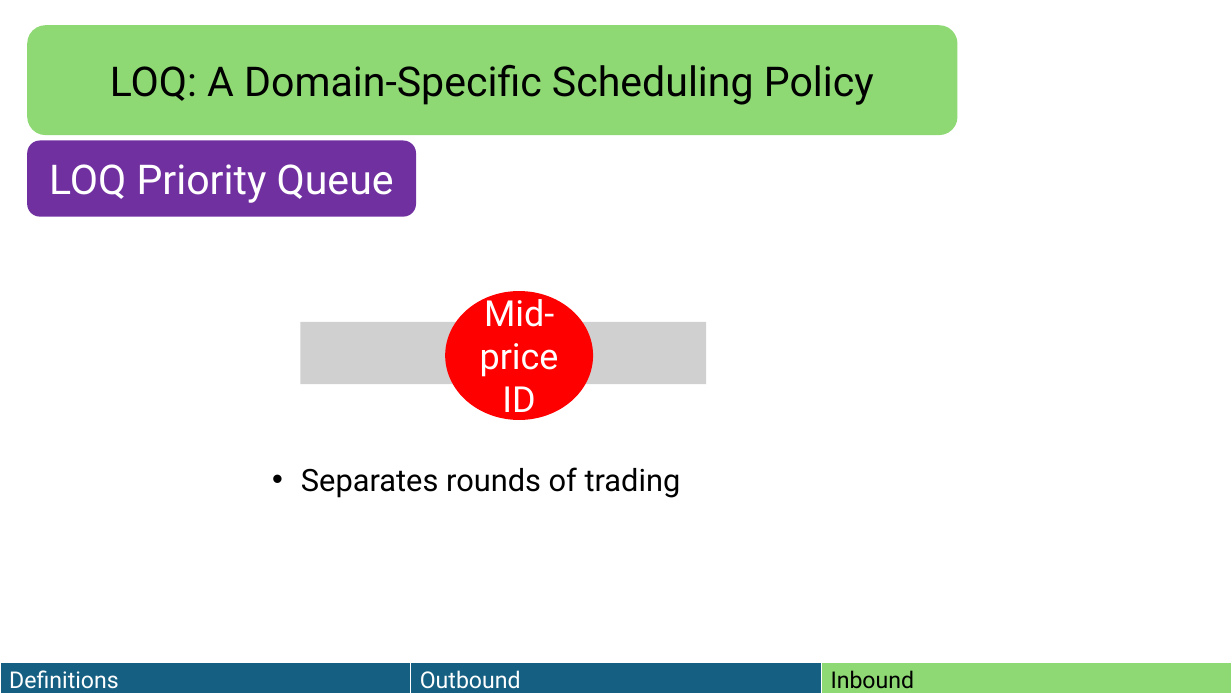
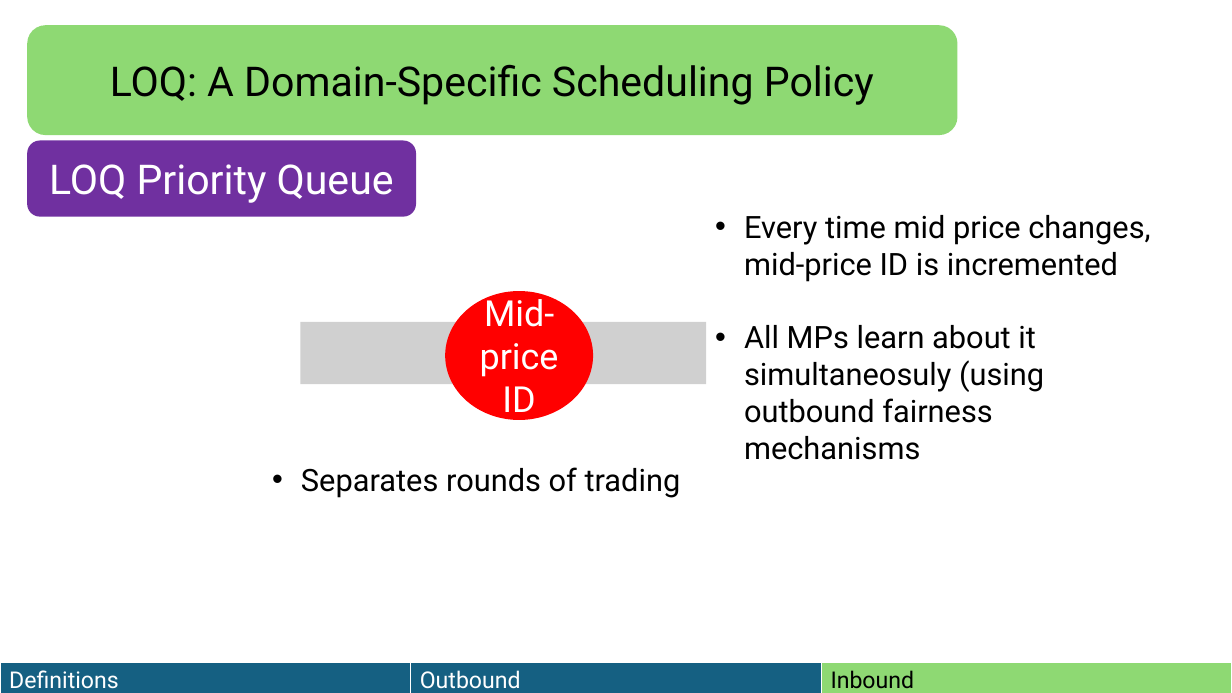
Before and after one commit to HaseebLUMS/Onyx-Presentation, a slide deck: slide 100 of thesis-latency-fairness.pptx. Drawn at 1232x693 pixels with LibreOffice and Linux fonts; fonts in the diff are those of the drawing; grey boxes stand for pictures. Boxes give left, top, right and bottom in pixels: in the first picture for what was removed or moved away, otherwise in the second. Text is boxed around its words. In the diff, an @@ line names an element or a change of style, - is before the commit and + after.

```diff
--- a/thesis-latency-fairness.pptx
+++ b/thesis-latency-fairness.pptx
@@ text added at (x1=744, y1=215, x2=1150, y2=423), 24 pt, text #000000 @@
+• Every time mid price changes, mid-price ID is incremented
+• All MPs learn about it simultaneosuly (using outbound fairness mechanisms
```
Also in this commit, not shown: 1 other slide changed.
